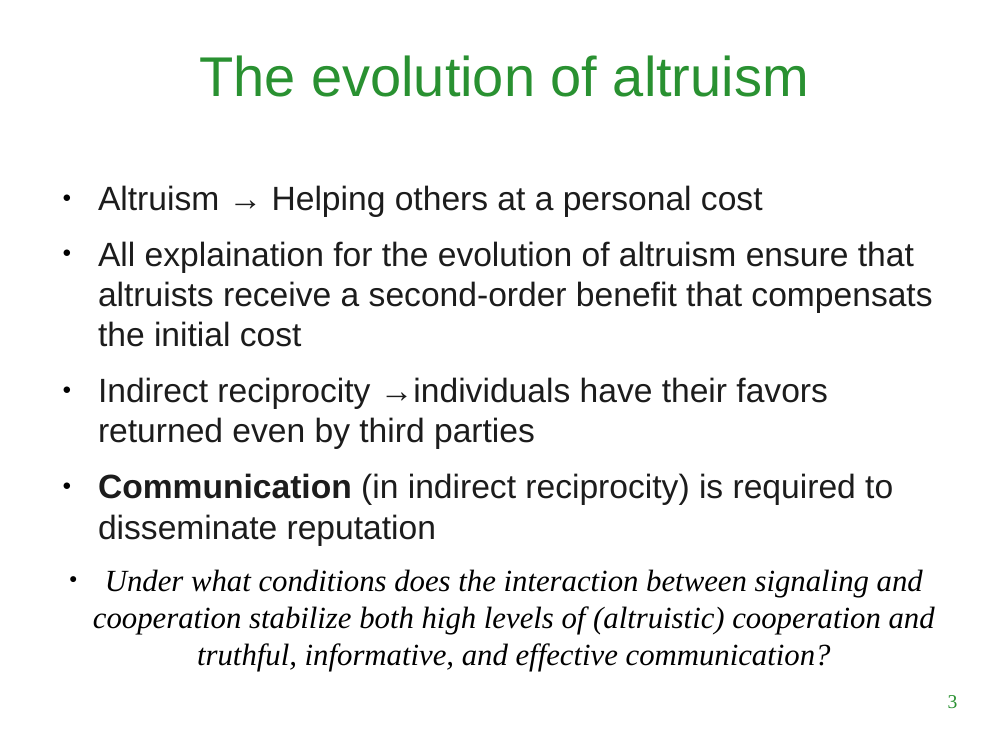
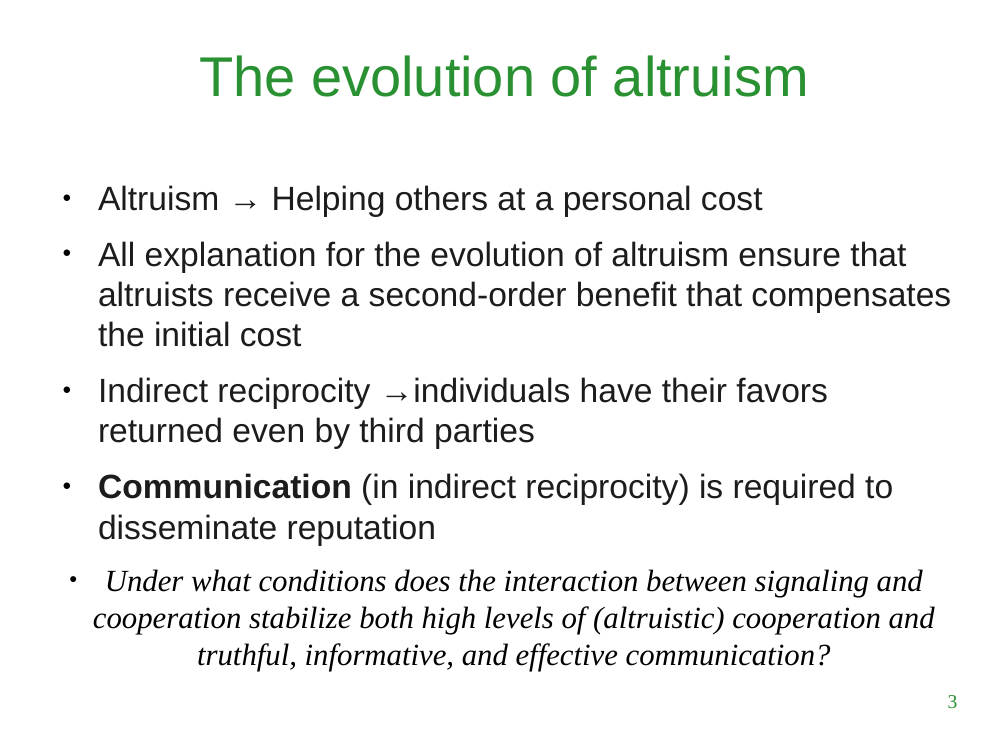
Before and after one commit to LuigiBrosNin/UNI, a slide deck: slide 3 of Master first year/Complex systems and network science/Tit_for_tatting_presentation.odp. Drawn at 1008x756 pixels with LibreOffice and Linux fonts; fonts in the diff are those of the drawing; background and template pictures are left out. Boxes give left, top, right and bottom in pixels: in the first picture for what was removed or moved away, otherwise in the second. Text is boxed around its words. In the diff, an @@ line names an element or a change of style, - is before the commit and + after.

```diff
--- a/Master first year/Complex systems and network science/Tit_for_tatting_presentation.odp
+++ b/Master first year/Complex systems and network science/Tit_for_tatting_presentation.odp
@@ text at box(98, 241, 951, 347): text changed @@
-● All explaination for the evolution of altruism ensure that altruists receive a second-order benefit that compensats the initial cost
+● All explanation for the evolution of altruism ensure that altruists receive a second-order benefit that compensates the initial cost
```
Also in this commit, not shown: 4 other slides changed, 3 slides added, 1 other file.
